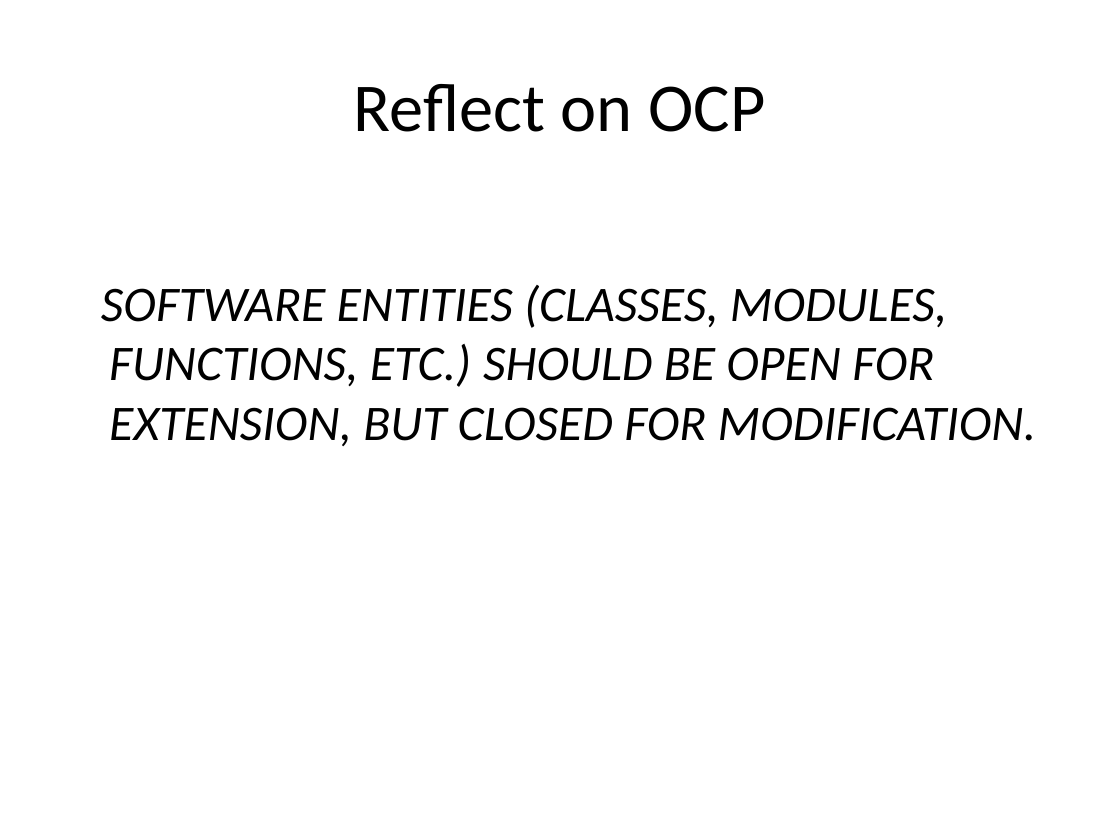
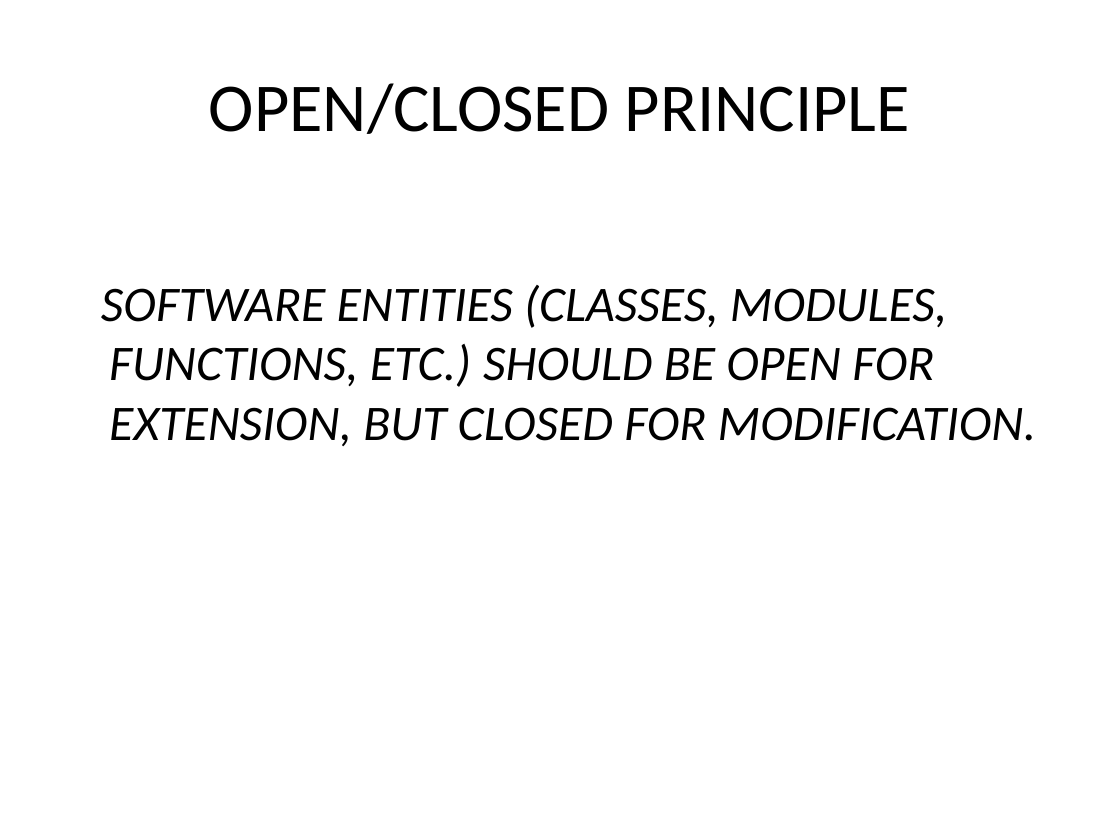
Before and after one commit to sameeri/solid, a slide deck: slide 53 of SOLID Principles of OOD v2.pptx (slide 44 before the commit). Drawn at 1120x840 pixels with LibreOffice and Linux fonts; fonts in the diff are those of the drawing. Boxes give left, top, right and bottom in pixels: in the first picture for what was removed or moved away, otherwise in the second. Text is boxed around its words. In the diff, an @@ line names an element or a change of style, - is before the commit and + after.

```diff
--- a/SOLID Principles of OOD v2.pptx
+++ b/SOLID Principles of OOD v2.pptx
@@ title at (x1=209, y1=83, x2=910, y2=134): text changed @@
-Reflect on OCP
+OPEN/CLOSED PRINCIPLE
```
Also in this commit, not shown: 6 other slides changed, 10 slides added.
